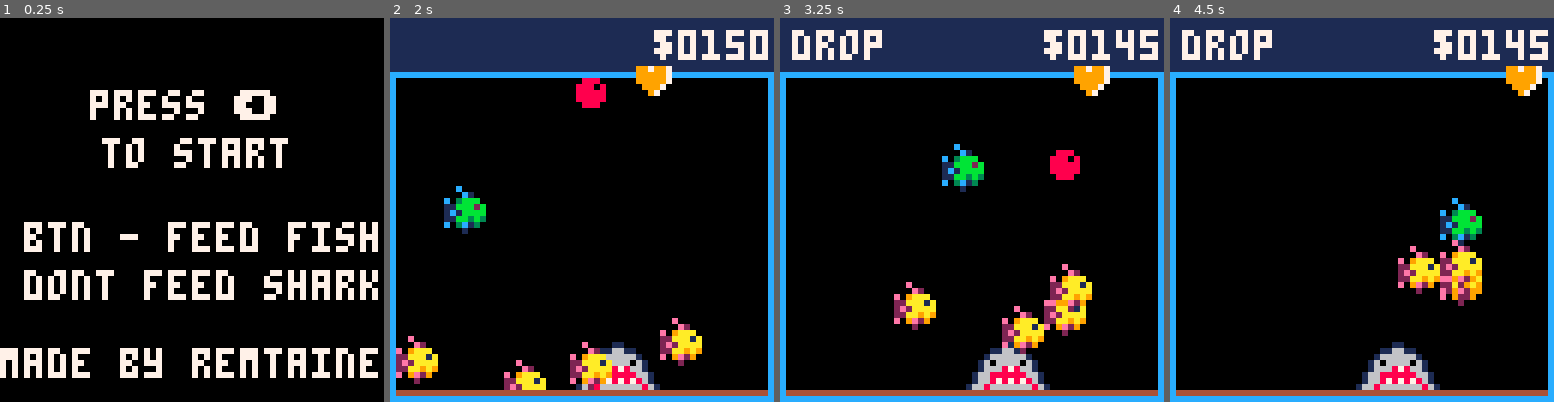
Above: before the commit, frames 1-4 (left to right).
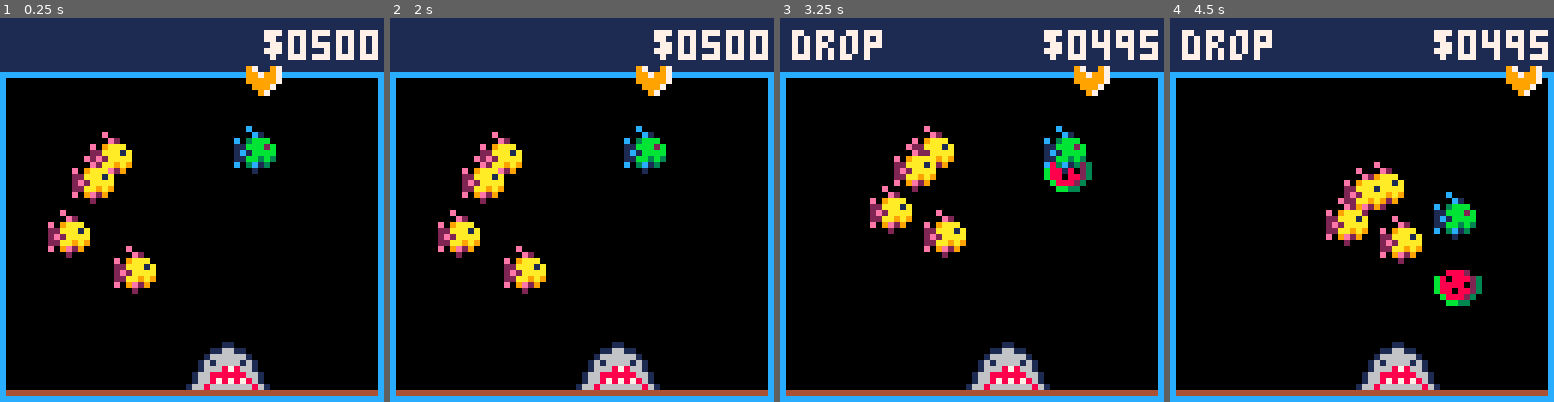
Above: after the commit, the same moments.

Repository: remtaine/pico-sushiquarium
Game: PICO-8 cartridge pico-sushiquarium.p8
Same seed, same stepped clock (60 frames per second), same inputs: the game is played once before the commit and once after it.
Inputs (mouse positions are in pixels of both pictures, inside the frame that each line leads up to):
- Up to frame 1 (0.25 s): no input
- Up to frame 2 (2 s): tap O (Z key) at 0.33, 0.7, 1.43 s; click (459, 121) at 0.67 s; tap X (X key) at 1.07 s; click (520, 267) at 1.22 s; click (585, 114) at 1.77 s; hold Left from 1.97 s (still down)
- Up to frame 3 (3.25 s): tap X (X key) every 0.33 s from 2.07 to 3.07 s; tap O (Z key) at 2.22, 3.1 s; click (1037, 259) at 2.32 s; release Left at 2.37 s; hold Down 2.42-2.82 s; click (1102, 106) at 2.87 s; hold Right from 2.87 s (still down)
- Up to frame 4 (4.5 s): tap X (X key) every 0.33 s from 3.4 to 4.4 s; click (1254, 256) at 3.42 s; release Right at 3.53 s; hold Up 3.58-4.08 s; click (1315, 102) at 3.97 s; tap O (Z key) at 3.98 s; hold Right from 4.13 s (still down)

The runs differ from the first frame. In frame 1, 38% of the frame differs, in the area x 0-100%, y 0-100%; in frame 2, 8.7%; in frame 3, 9.1%; in frame 4, 6.6%.

Commit message:
Make fish chase feed

Diff:
--- a/sushiquarium.p8
+++ b/pico-sushiquarium.p8
@@ -15,7 +15,7 @@
 --setup 64x64 border
 	poke(0x5f2c,3)
 	border = 63
- money = 150
+ money = 500
 
 
 --debug
@@ -25,57 +25,86 @@
 
 
 -- coordinates for dots (feed)
- dx = 30
- dy = 10
- dprice = 5
-
+ feed = entity:new({
+  img = 2,
+  x = 30,
+  y = 30,
+  speed = 0.5,
+  price = 5,
+  max_life = 30,
+  life = 0,
+
+  update = function(self)
+		 self.y += self.speed
+
+	 	if (self.x - 3 > border) then
+	   --@todo change to stay within border, not bounce
+	  end
+		end,
+
+
+		draw = function(self)
+			spr(self.img,self.x,self.y)
+		end
+ })
 
 --fish coordinates
  fish = entity:new({
   img = 1,
   --1 for right, -1 for left
   face = 1,
-		speed = {x = 1, y = 0.5},
+		speed =0.3,
+		dir = 0.0,-- angle cc
+		feed_target = {},
+		feed_dist = 9999,
 
 		update = function(self)
-			if self.x < dx then
-	 	 self.x += self.speed.x
-			elseif self.x > dx then
-	 	 self.x -= self.speed.x
-	 	end
-
-	 	if self.y < dy then
-	 	 self.y += self.speed.y
-			elseif self.y > dy then
-	 	 self.y -= self.speed.y
-	 	end
-
-	 	if (self.x - 3 > border) then
-	   self.x = -5
-	  end
-
-		 if (self.y - 3 > border) then
-		  self.y = 5
-		 end
-
+		 for feed in all(feeds) do
+		 --1.look for closest feed
+    latest_dist =  check_dist(feed,self)
+		  if (latest_dist < self.feed_dist) then
+		   self.feed_target = feed
+		   self.feed_dist = latest_dist
+		   printh("hey")
+		  end
+			end
+			--2.check angle to this feed
+			if self.feed_target.x != nil then
+				local dx = self.feed_target.x-self.x
+	   local dy = self.feed_target.y-self.y
+
+	   self.dir = atan2(dx, dy)
+				--3.move to this angle
+	   self.x += self.speed * cos(self.dir)
+	   self.y += self.speed * sin(self.dir)
+			end
+			--border block
 		end,
 
 
 		draw = function(self)
 			spr(self.img,self.x,self.y)
  	 --circfill(self.x-1,self.y,1,11)
+		end,
+
+		clear_feed = function(self)
+		 self.feed_target = {}
+		 self.feed_dist = 9999
 		end
  })
 
+
+ feeds = {}
  fishes = {}
  --rn only color diff, but it should have other meanings
  fish_types = {yellow, green}
  for i = 1,5 do
   add(fishes, fish:new({
-   x=flr(rnd(border)),
-   y=flr(rnd(border)),
+   x=flr(4 + rnd(border - 16)),
+   y=flr(16 + rnd(border - 32)),
    img=flr(rnd(2))
   }))
+
  end
 
 --shark coordinates
@@ -93,24 +122,6 @@
 end
 
 -->8
---state machine
-
-function _update()
- if state=="menu" then
-  update_menu()
- elseif state=="play" then
-  update_game()
- end
-end
-
-function _draw()
- if state=="menu" then
-		draw_menu()
-	elseif state=="play" then
-	 draw_game()
-	end
-end
--->8
 --updates and draw for game
 
 function update_game()
@@ -120,18 +131,18 @@
 
  --if btn(⬅️) then
  if btn(⬅️) then
-  --sfx(1,0)
   debug = "speed"
  	aspeedup = true
- elseif aspeedup and money >= 5 and not btn(⬅️) then
- 	--sfx(-1,2)
- 	--sfx(0,3)
-
- 	money -= dprice
+ elseif aspeedup and money >= 5
+ 	and not btn(⬅️) then
  	debug = "drop"
 
- 	dx = ax
- 	dy = ay + 1
+ 	add(feeds, feed:new({
+   x=ax,
+   y=ay + 1
+  }))
+
+  money -= feed.price
 
  	as = amins
  	aspeedup = false
@@ -143,12 +154,21 @@
 
  --frame movement
  --feed move
-	dy += 0.5
+ for fish in all(fishes) do
+	 fish:update()
+ end
+ for feed in all(feeds) do
+  feed:update()
+  if (feed.y - 3 > border) then
+		  del(feeds, feed)
+		  for fish in all(fishes) do
+		   fish:clear_feed()
+		  end
+		 end
+ end
+
  if (fr % 2 == 0) then
   --fish move
-  for fish in all(fishes) do
-	  fish:update()
-  end
 
 	elseif (fr % 3 == 0) then
   if aspeedup then
@@ -172,10 +192,16 @@
 
 
 function draw_game()
+ --pal(0,129, 1)
  cls()
+ --rectfill(0,0,border,border,0)
+ --pal(0,0,0)
  --units
 	--feed
-	print("●",dx,dy,8)
+	--print("●",dx,dy,8)
+	for feed in all(feeds) do
+	 feed:draw()
+	end
 	--shark
 	spr(17,30,54,2,1)
 	--fish
@@ -190,8 +216,7 @@
 	rectfill(0,0,border,8,1)
 	line(1,62,62,62,4)
 --arrow
-	print("♥",ax+1,ay,7)
-	print("♥",ax,ay,9)
+	spr(4, ax, ay-3)
 --ui
  m = tostring(money)
  while #m<4 do
@@ -204,7 +229,7 @@
 end
 
 -->8
---updates and draw for everything else
+--updates and draw else
 
 function update_menu()
  if btn(⬅️) then
@@ -227,7 +252,26 @@
 
 --@todo instructions
 -->8
---stuff i can hide in the back
+--backend stuff
+
+--state machine
+function _update()
+ if state=="menu" then
+  update_menu()
+ elseif state=="play" then
+  update_game()
+ end
+end
+
+function _draw()
+ --[[
+ if state=="menu" then
+		draw_menu()
+	elseif state=="play" then
+	]]
+	draw_game()
+	--end
+end
 
 
 class = {
@@ -240,10 +284,37 @@
 	end,
 }
 
+
 entity = class:new({
  x=0,
  y=0,
 })
+
+check_dist = function(e1,e2)
+ local dx = (e1.x - e2.x)
+ local dy = (e1.y - e2.y)
+
+ dx *= dx
+ dy *= dy
+ return sqrt(dx + dy)
+end
+
+
+check_angle = function(e1,e2)
+ local dx = e2.x-e1.x
+ local dy = e2.y-e1.y
+ return atan2(dx, dy)
+end
+
+--cp-ed aabb, please check
+check_col = function(a,b)
+ return not(
+ (a.x>b.x+b.w-1) or
+ (b.x>a.x+a.w-1) or
+ (a.y>b.y+b.h-1) or
+ (b.y>a.y+a.h-1)
+ )
+end
 
 
 
Not shown, changed: 58 lines of the sprite sheet (__gfx__) section of pico-sushiquarium.p8
